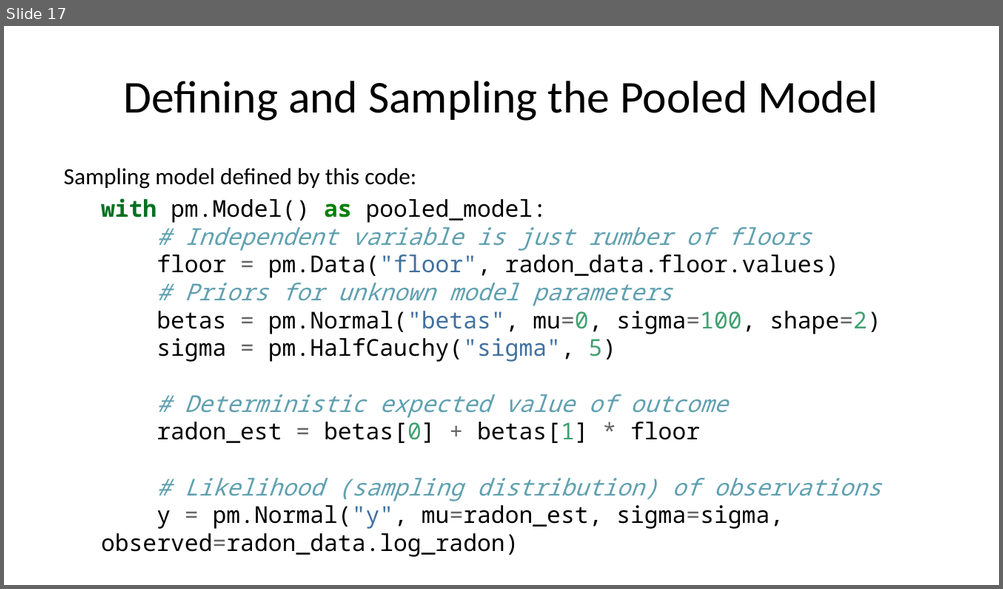
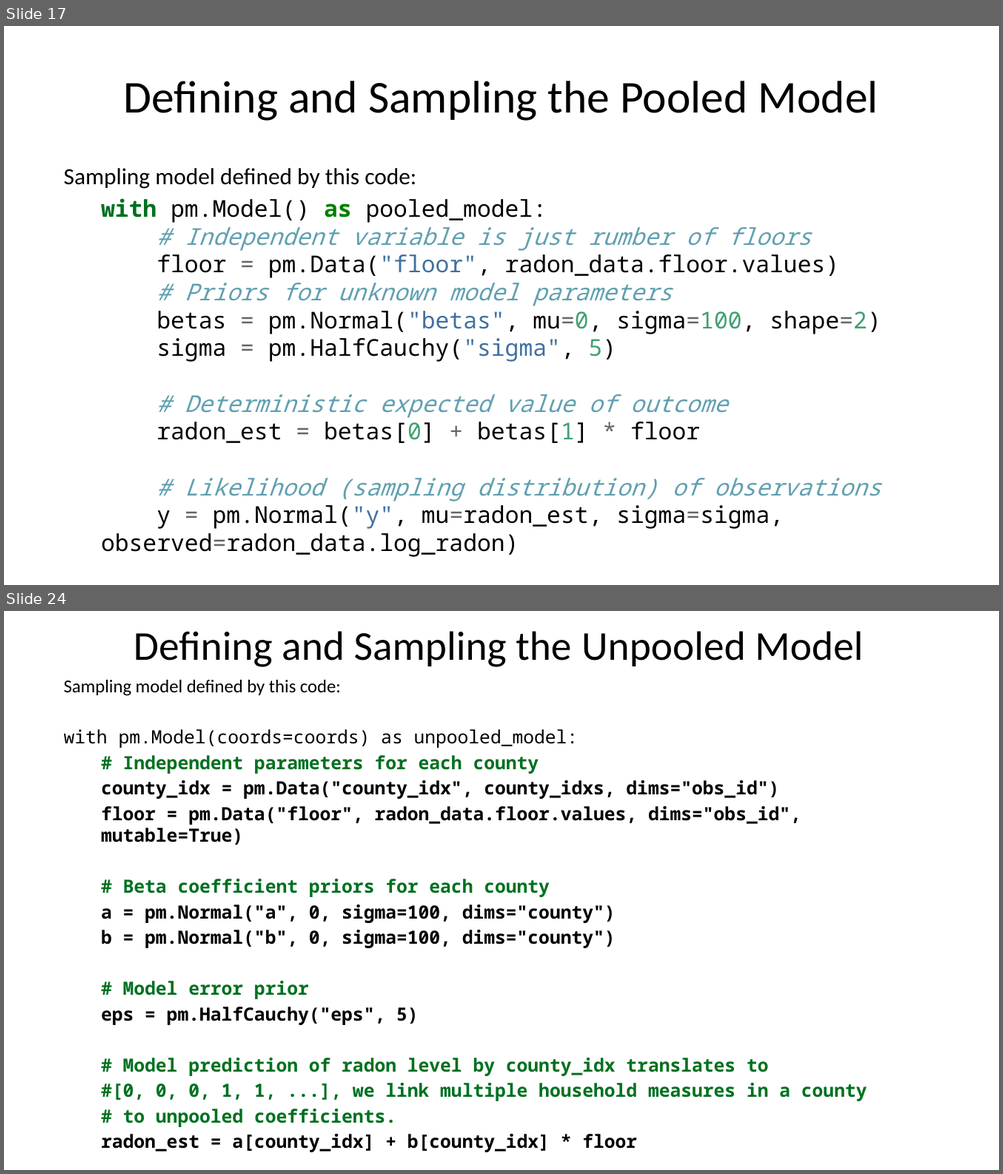
Before and after one commit to StephenElston/CSCI-E-83, a slide deck: LectureSlides/14_HierarchicalBayesModels.pptx. Shown one above the other, each under a label of ours: slide 17 before the commit, slides 17 and 24 after it; the slides between them are not shown. The pictures are 1003x589 and 1003x1174 pixels, drawn with LibreOffice and Linux fonts; fonts in the diff are those of the drawing. Boxes give left, top, right and bottom in pixels: in the first picture for what was removed or moved away, otherwise in the second. Text is boxed around its words. In the diff, an @@ line names an element or a change of style, - is before the commit and + after.

```diff
--- a/LectureSlides/14_HierarchicalBayesModels.pptx
+++ b/LectureSlides/14_HierarchicalBayesModels.pptx
@@ slide 24 added at [4,611,999,1170], background #FFFFFF @@
@@ title added at [134,631,862,667], 29.7 pt, text #000000 @@
+Defining and Sampling the Unpooled Model
@@ text added at [64,680,867,1153], 13.2 pt, text #000000, bold @@
+Sampling model defined by this code:
+with pm.Model(coords=coords) as unpooled_model:
+# Independent parameters for each county
+county_idx = pm.Data("county_idx", county_idxs, dims="obs_id")
+floor = pm.Data("floor", radon_data.floor.values, dims="obs_id", mutable=True)
+# Beta coefficient priors for each county
+a = pm.Normal("a", 0, sigma=100, dims="county")
+b = pm.Normal("b", 0, sigma=100, dims="county")
+# Model error prior
+eps = pm.HalfCauchy("eps", 5)
+# Model prediction of radon level by county_idx translates to
+#[0, 0, 0, 1, 1, ...], we link multiple household measures in a county
+# to unpooled coefficients.
+radon_est = a[county_idx] + b[county_idx] * floor
+# Data likelihood
+y = pm.Normal("y", radon_est, sigma=eps, observed=radon_data.log_radon, dims="obs_id")
```
Also in this commit, not shown: 4 slides changed, 5 other slides added.
